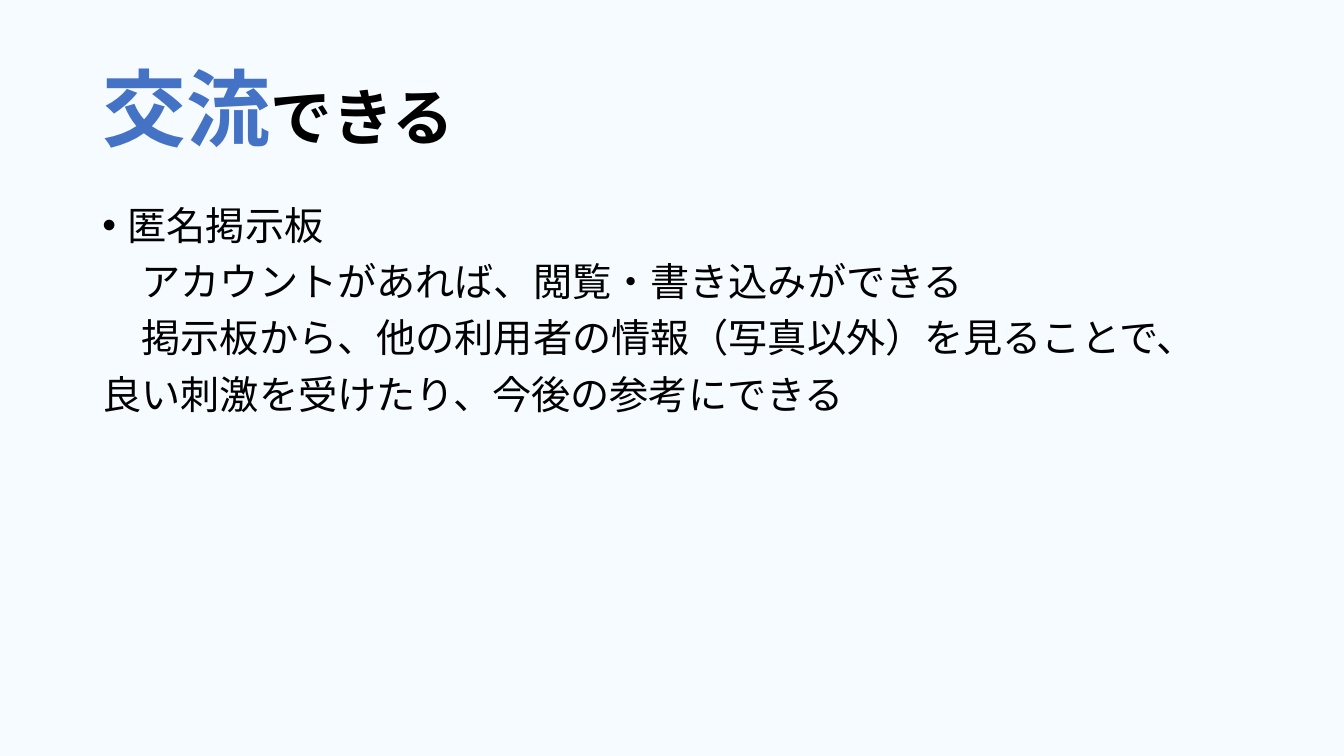
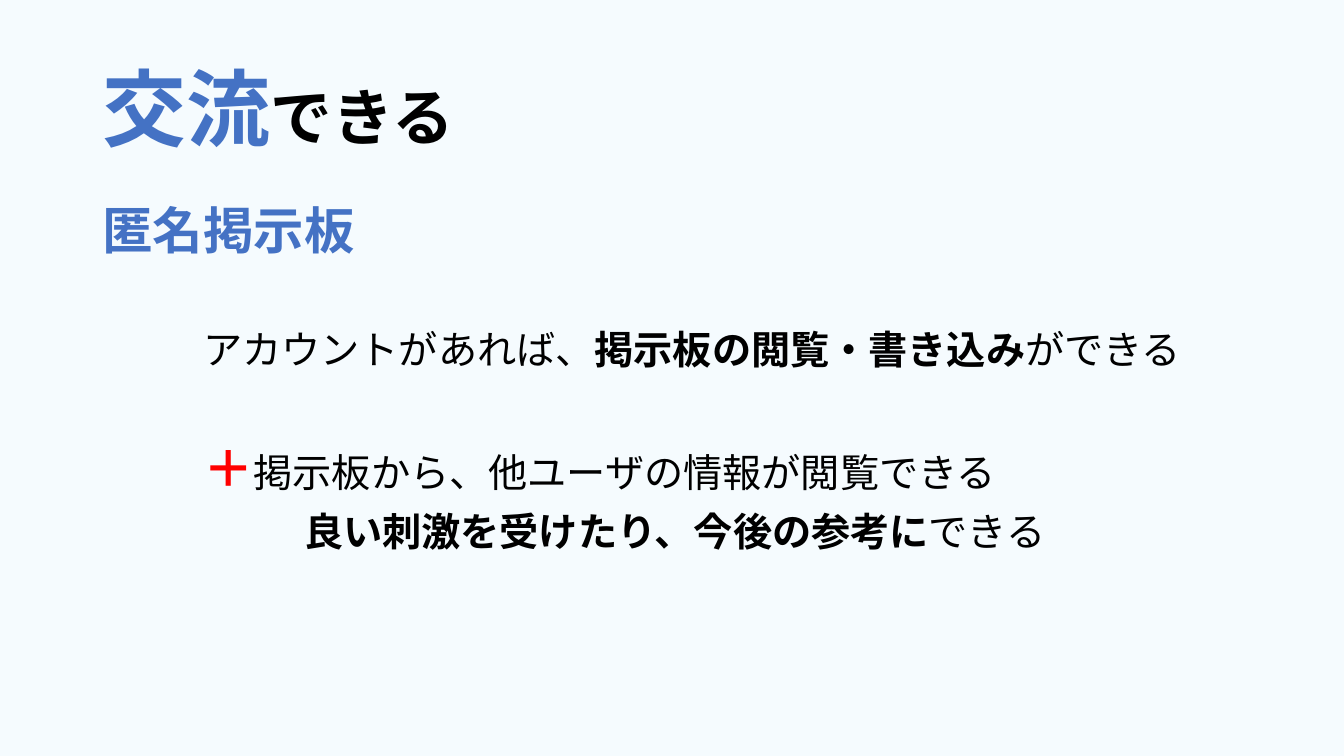
Before and after one commit to dojo2023/E-4, a slide deck: slide 11 of 共有用フォルダー/成果発表.pptx. Drawn at 1344x756 pixels with LibreOffice and Linux fonts; fonts in the diff are those of the drawing. Boxes give left, top, right and bottom in pixels: in the first picture for what was removed or moved away, otherwise in the second. Text is boxed around its words. In the diff, an @@ line names an element or a change of style, - is before the commit and + after.

```diff
--- a/共有用フォルダー/成果発表.pptx
+++ b/共有用フォルダー/成果発表.pptx
@@ text at <box>102,206,1045,550</box>: size 28 to 36 pt, text colour #000000 to #4472C4 in "匿名掲示板"; bold on in "匿名掲示板", "良い刺激を受けたり、今後の参考にできる"; bullet • to none @@
@@ text at <box>203,330,1181,491</box>: text changed @@
-アカウントがあれば、閲覧・書き込みができる
-掲示板から、他の利用者の情報（写真以外）を見ることで、
+アカウントがあれば、掲示板の閲覧・書き込みができる
+＋掲示板から、他ユーザの情報が閲覧できる
```
Also in this commit, not shown: 6 other slides changed, 1 slide removed.
